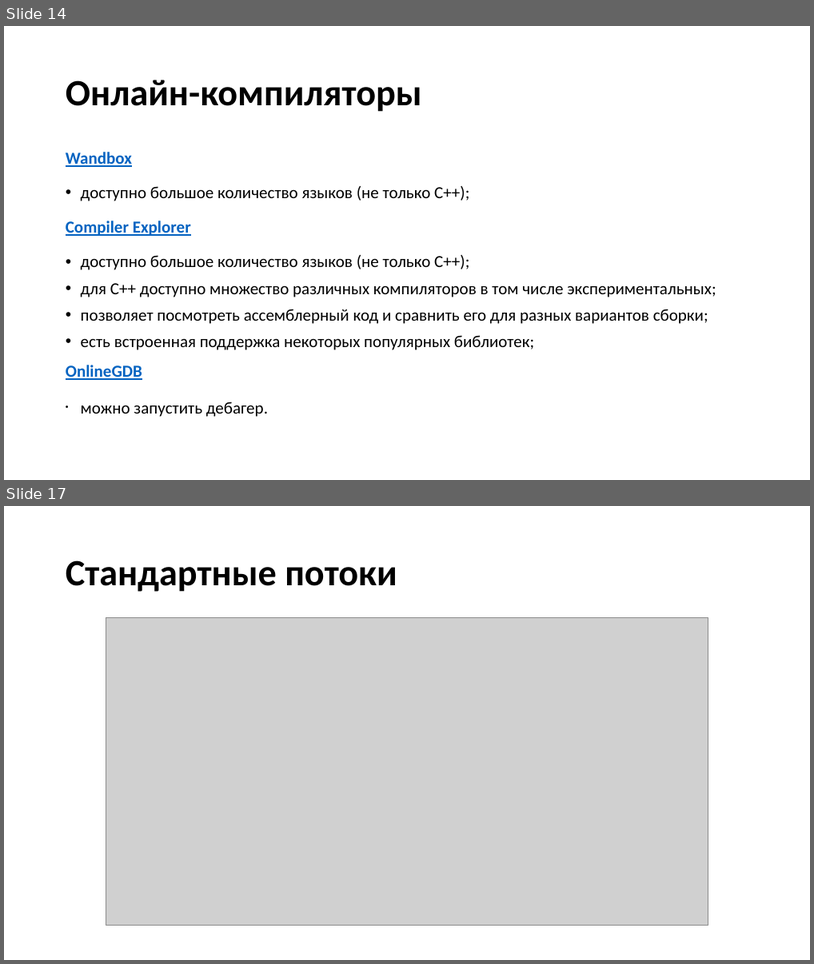
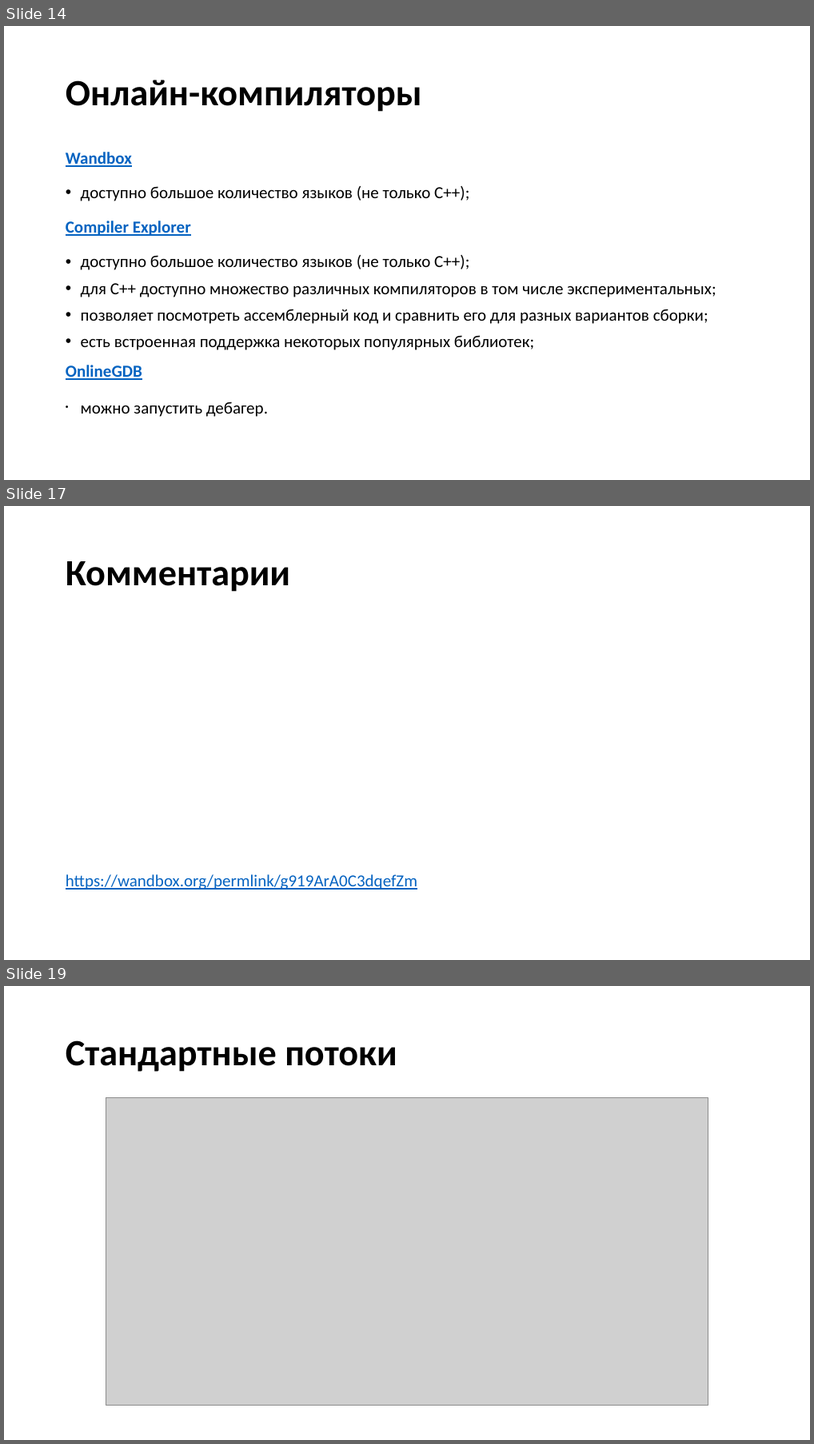
Before and after one commit to VladimirChabanov/alg_and_prog_2year, a slide deck: 01_lectures/lecture_01/presentation.pptx. Shown one above the other, each under a label of ours: slides 14 and 17 before the commit, slides 14, 17 and 19 after it; the slides between them are not shown. The pictures are 814x964 and 814x1444 pixels, drawn with LibreOffice and Linux fonts; fonts in the diff are those of the drawing; grey boxes stand for pictures. Boxes give left, top, right and bottom in pixels: in the first picture for what was removed or moved away, otherwise in the second. Text is boxed around its words. In the diff, an @@ line names an element or a change of style, - is before the commit and + after.

```diff
--- a/01_lectures/lecture_01/presentation.pptx
+++ b/01_lectures/lecture_01/presentation.pptx
@@ slide 17 added at (x1=4, y1=506, x2=810, y2=960), background #FFFFFF @@
@@ title added at (x1=66, y1=561, x2=290, y2=592), 44 pt, text #000000, bold @@
+Комментарии
@@ text added at (x1=66, y1=874, x2=418, y2=889), 20 pt, text #0563C1, underline @@
+https://wandbox.org/permlink/g919ArA0C3dqefZm
@@ what was slide 17 is now slide 19 @@
```
Also in this commit, not shown: 6 slides changed, 2 other slides added.
